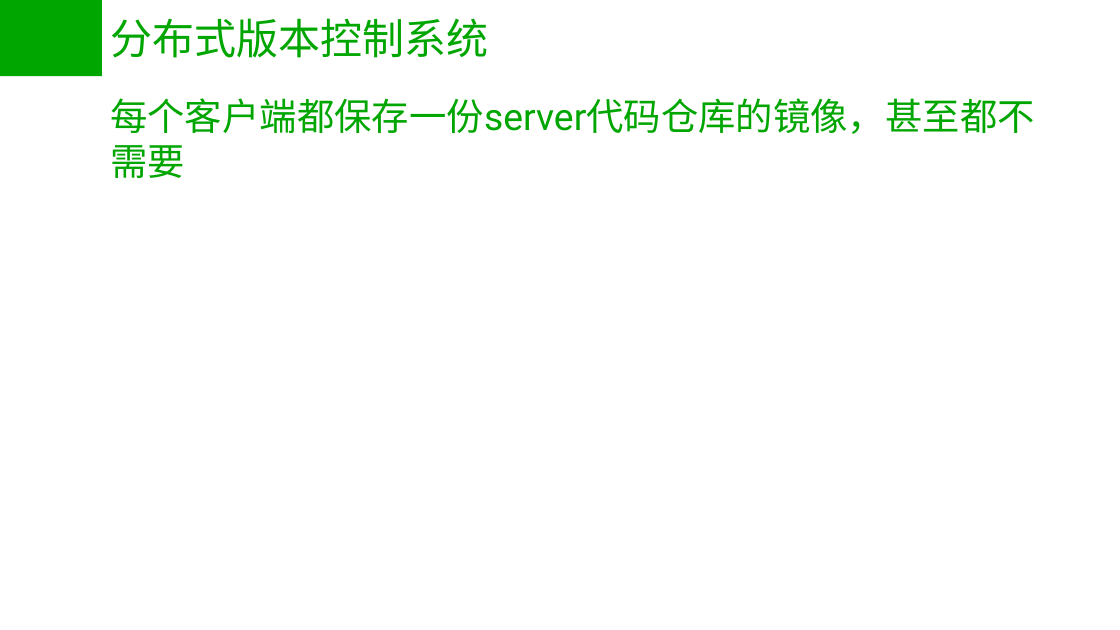
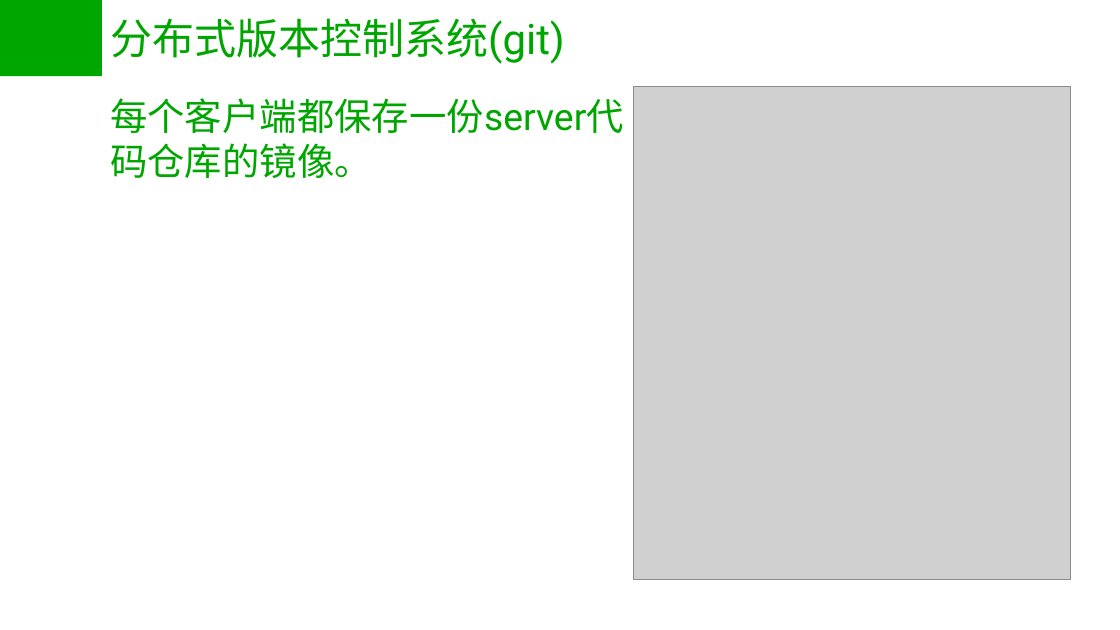
Before and after one commit to dannl/git_test, a slide deck: slide 5 of git.pptx. Drawn at 1120x630 pixels with LibreOffice and Linux fonts; fonts in the diff are those of the drawing; grey boxes stand for pictures. Boxes give left, top, right and bottom in pixels: in the first picture for what was removed or moved away, otherwise in the second. Text is boxed around its words. In the diff, an @@ line names an element or a change of style, - is before the commit and + after.

Commit message:
v1.

```diff
--- a/git.pptx
+++ b/git.pptx
@@ title at (110, 18, 564, 64): text changed @@
-分布式版本控制系统
+分布式版本控制系统(git)
@@ picture added at (634, 87, 1071, 579) @@
@@ text at (110, 98, 624, 178): text changed @@
-每个客户端都保存一份server代码仓库的镜像，甚至都不需要
+每个客户端都保存一份server代码仓库的镜像。
```
Also in this commit, not shown: 3 other slides changed, 12 slides added, 1 slide removed.
